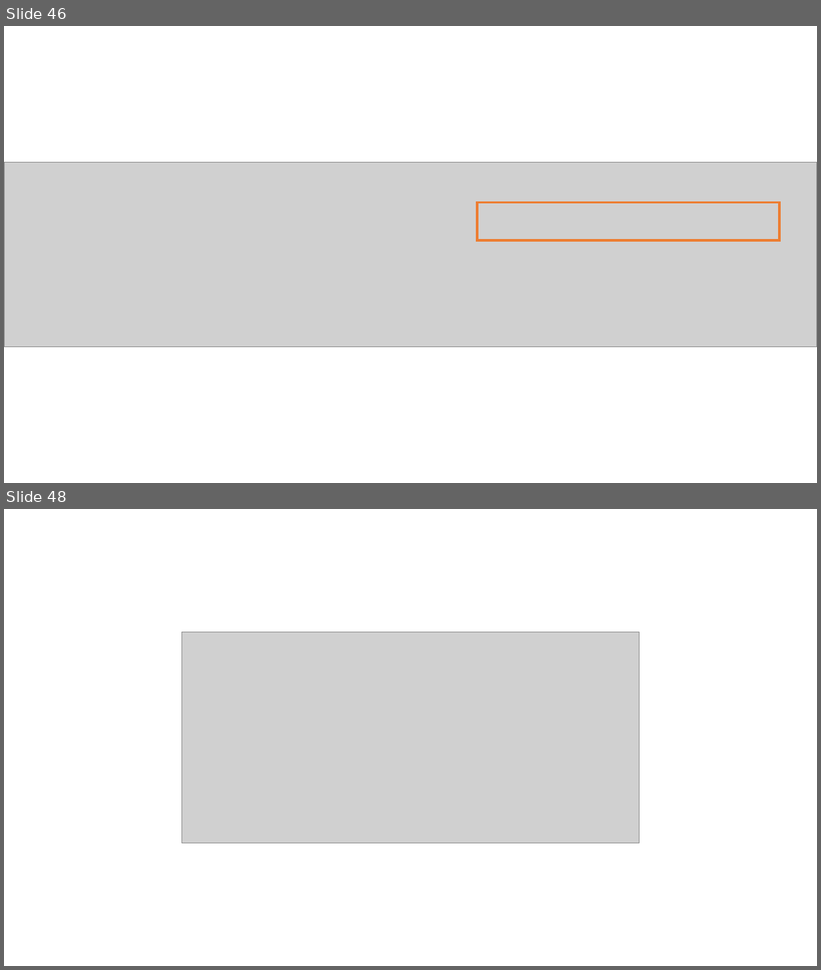
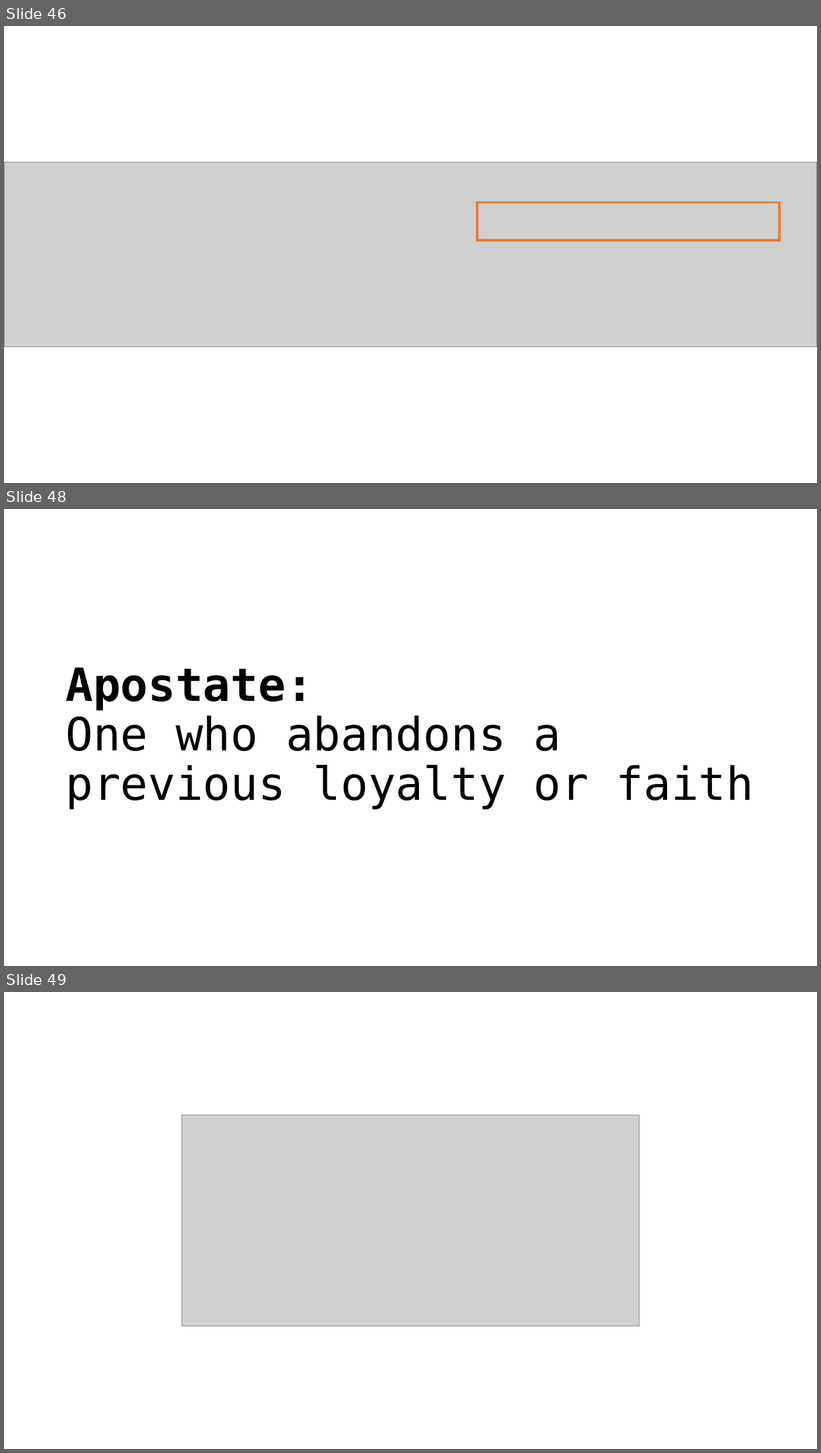
Before and after one commit to jbogard/presentations, a slide deck: FromSQLtoAzureCosmosDB/FromSQLtoAzureCosmosDB.pptx. Shown one above the other, each under a label of ours: slides 46 and 48 before the commit, slides 46, 48 and 49 after it; the slides between them are not shown. The pictures are 821x970 and 821x1453 pixels, drawn with LibreOffice and Linux fonts; fonts in the diff are those of the drawing; grey boxes stand for pictures. Boxes give left, top, right and bottom in pixels: in the first picture for what was removed or moved away, otherwise in the second. Text is boxed around its words. In the diff, an @@ line names an element or a change of style, - is before the commit and + after.

```diff
--- a/FromSQLtoAzureCosmosDB/FromSQLtoAzureCosmosDB.pptx
+++ b/FromSQLtoAzureCosmosDB/FromSQLtoAzureCosmosDB.pptx
@@ slide 48 added at box(4, 509, 817, 966), background #FFFFFF @@
@@ title added at box(65, 667, 754, 810), 54 pt, text #000000 @@
+Apostate:
+One who abandons a previous loyalty or faith
@@ what was slide 48 is now slide 49 @@
```
Also in this commit, not shown: 10 other slides added, 7 other files.
